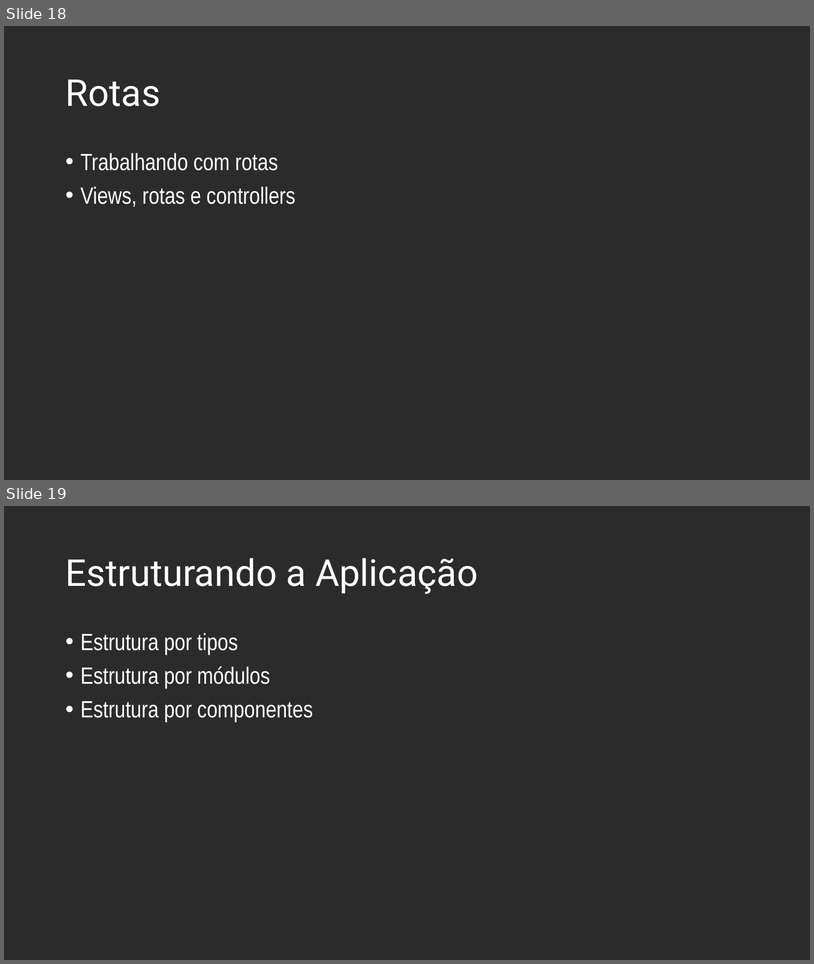
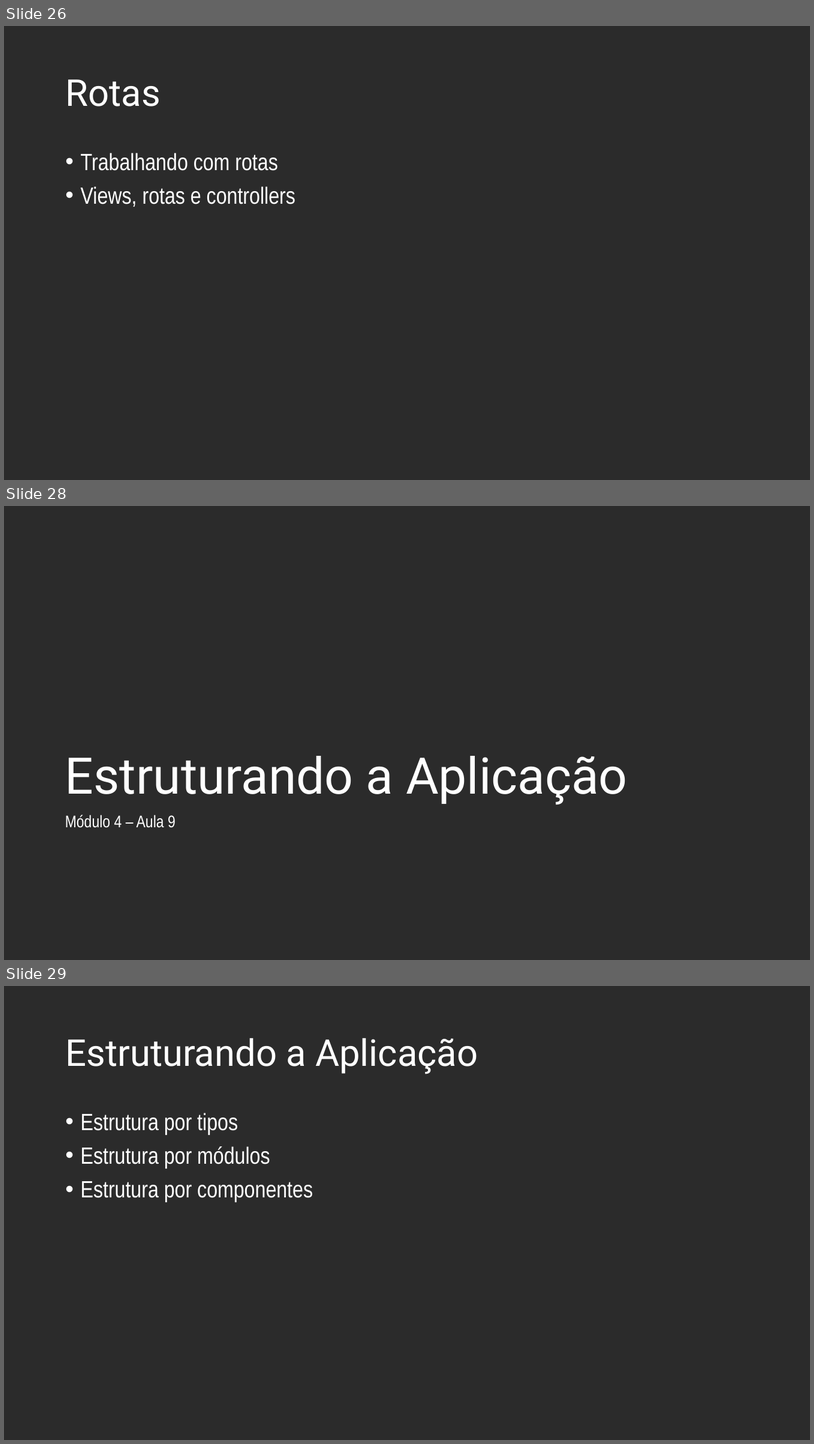
Before and after one commit to andrebaltieri/5485, a slide deck: ppts/Modulo 4/5485 - M04A01.pptx. Shown one above the other, each under a label of ours: slides 18 and 19 before the commit, slides 26, 28 and 29 after it; the slides between them are not shown. The pictures are 814x964 and 814x1444 pixels, drawn with LibreOffice and Linux fonts; fonts in the diff are those of the drawing; background and template pictures are left out; a plain dark background stands for a picture behind light text. Boxes give left, top, right and bottom in pixels: in the first picture for what was removed or moved away, otherwise in the second. Text is boxed around its words. In the diff, an @@ line names an element or a change of style, - is before the commit and + after.

```diff
--- a/ppts/Modulo 4/5485 - M04A01.pptx
+++ b/ppts/Modulo 4/5485 - M04A01.pptx
@@ slide 28 added at <box>4,506,810,960</box>, background picture (left out) @@
@@ title added at <box>65,756,628,804</box>, 60 pt, text #FFFFFF @@
+Estruturando a Aplicação
@@ text added at <box>65,814,176,828</box>, 20 pt, text #FFFFFF @@
+  Módulo 4 – Aula 9
@@ what was slide 18 is now slide 26 @@
@@ what was slide 19 is now slide 29 @@
```
Also in this commit, not shown: 2 slides changed, 12 other slides added, 2 slides removed, 6 other files.
